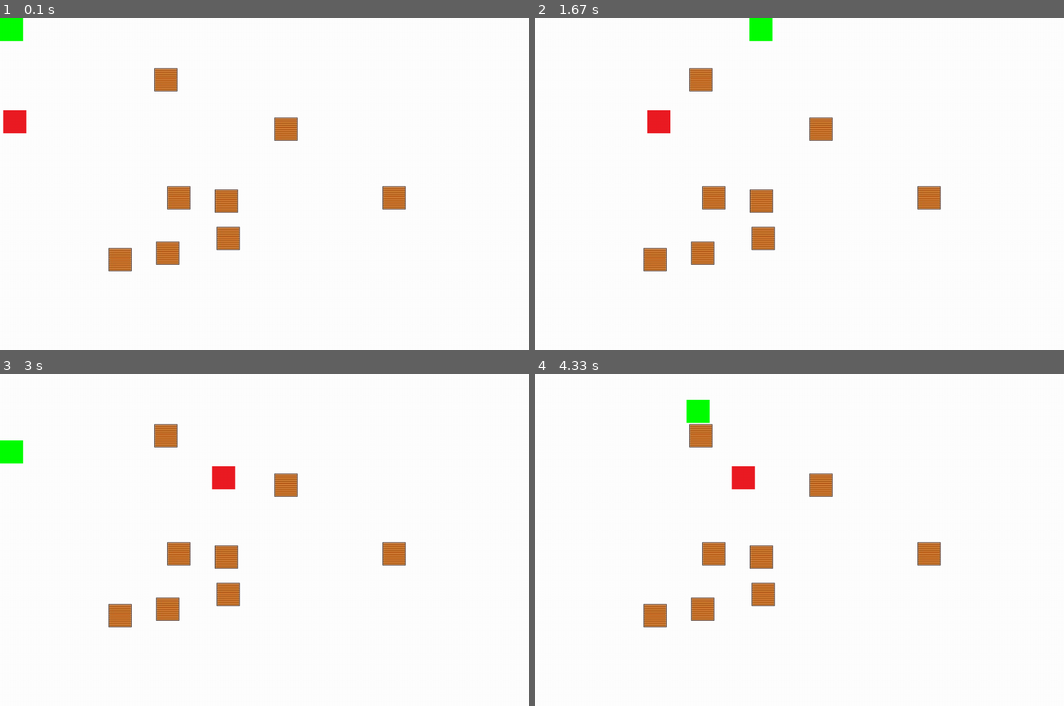
Above: before the commit, frames 1-4 (two rows, left to right).
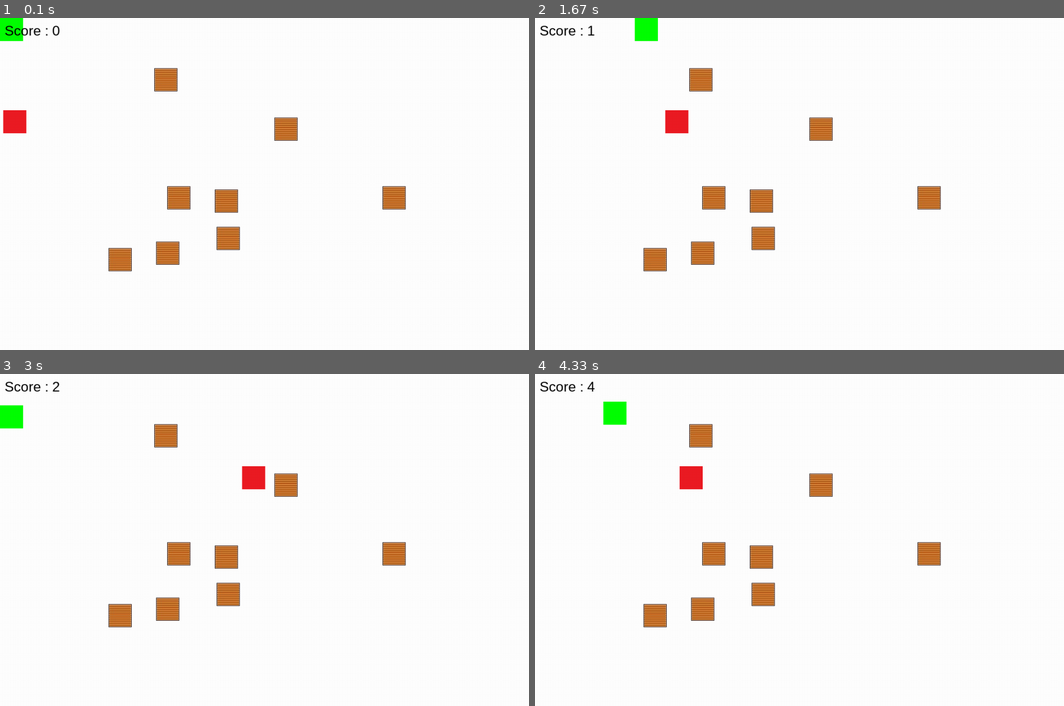
Above: after the commit, the same moments.

Repository: matthieurobert/Projet-ISN
Game: pygame game, started from test_bot.py
Same seed, same stepped clock (60 frames per second), same inputs: the game is played once before the commit and once after it.
Inputs:
- Up to frame 1 (0.1 s): no input
- Up to frame 2 (1.67 s): hold D 0.33-0.8 s; hold W 0.83-1.13 s; hold D 1.17-1.63 s
- Up to frame 3 (3 s): hold A 1.67-2.2 s; hold S 2.23-2.53 s; hold A 2.57-2.97 s
- Up to frame 4 (4.33 s): hold W 3-3.37 s; hold D 3.4-4.03 s; hold S from 4.07 s (still down)

The runs differ from the first frame. In frame 1, 0.1% of the frame differs, in the area x 0-12%, y 2-6%; in frame 2, 1.2%; in frame 3, 1.4%, in the area x 0-51%, y 2-35%; in frame 4, 1.4%.

Commit message:
Update test_bot.py
Ajout du chrono

Diff:
--- a/test_bot.py
+++ b/test_bot.py
@@ -1,7 +1,9 @@
 import pygame
 import sys
+import time
 from pygame.locals import *
 from Partie_Clément.rekt_boîte import rekt
+
 
 pygame.init()
 
@@ -84,10 +86,25 @@
 perso = pygame.image.load("perso.jpg").convert()
 position_perso = perso.get_rect()
 
-speed =8
+
+blue = (255, 255, 255)
+black = (0, 0, 0)
+rouge = (255,25,0)
+white = (255,255,255)
+depart = int(time.time())
+temps = time.time()
+conteur =int(temps-depart)
+chiffre=str(conteur)
+myrect = pygame.Rect(10,10, 150, 30)
+arial_font = pygame.font.SysFont("arial",30)
+hello_texte_surface = arial_font.render("Score : "+chiffre, True, black)
+fenetre.blit(hello_texte_surface,(10,10))
+
+
+speed =4
 repouser = speed +1
 speed_diagonal = speed/2
-time = 80
+ips = 60
 hauteur_x = 1100
 hauteur_y= 675
 fenetre.blit(perso, position_perso)
@@ -102,8 +119,9 @@
 pygame.display.flip
 
 continuer = 1
-
+continuer2 = 1
 while continuer:
+
 
     for event in pygame.event.get():
         if event.type == pygame.QUIT:
@@ -120,20 +138,32 @@
     fenetre.blit( alien.image, alien.rect)
     fenetre.blit( pab.image, pab.rect)
     fenetre.blit(perso,position_perso)
+    fenetre.blit(hello_texte_surface,(10,10))
     pab.update()
 
     pygame.display.flip()
 
+
+    temps = time.time()
+    conteur =int(temps-depart)
+    chiffre=str(conteur)
+    myrect = pygame.Rect(10,10, 150, 30)
+
+
+    arial_font = pygame.font.SysFont("arial",30)
+
+    hello_texte_surface = arial_font.render("Score : "+chiffre, True, black)
+    fenetre.blit(hello_texte_surface,(10,10))
 
     for event in pygame.event.get():
         key=pygame.key.get_pressed()
-
+        fenetre.blit(hello_texte_surface,(10,10))
 
         if event.type == QUIT:
             continuer = 1
             pygame.quit()
         if  key[pygame.K_a] :
-            clock.tick(time)             # gauche
+            clock.tick(ips)             # gauche
             position_perso = position_perso.move(-speed,0)
             for d in range (0,len(rekt_boîte)):
                 if position_perso.colliderect(rekt_boîte[d]):
@@ -154,7 +184,7 @@
             pygame.display.flip()
 
         if  key[pygame.K_d] :
-            clock.tick(time)                   #droite
+            clock.tick(ips)                   #droite
             position_perso = position_perso.move(speed,0)
             for d in range (0,len(rekt_boîte)):
                 if position_perso.colliderect(rekt_boîte[d]):
@@ -174,7 +204,7 @@
             pygame.display.flip()
 
         if  key[pygame.K_w] :
-            clock.tick(time)                      # monter
+            clock.tick(ips)                      # monter
             position_perso = position_perso.move(0,-speed)
             for d in range (0,len(rekt_boîte)):
                 if position_perso.colliderect(rekt_boîte[d]):
@@ -194,7 +224,7 @@
             pygame.display.flip()
 
         if  key[pygame.K_s] :
-            clock.tick(time)
+            clock.tick(ips)
                                                   #décendre
             position_perso = position_perso.move(0,speed)
             for d in range (0,len(rekt_boîte)):
